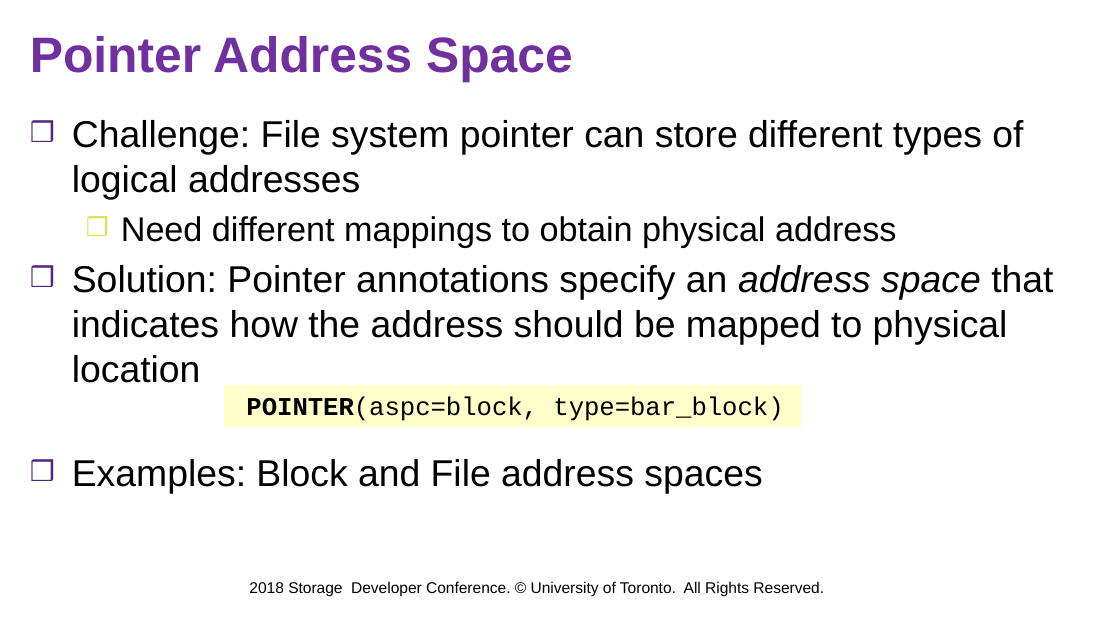
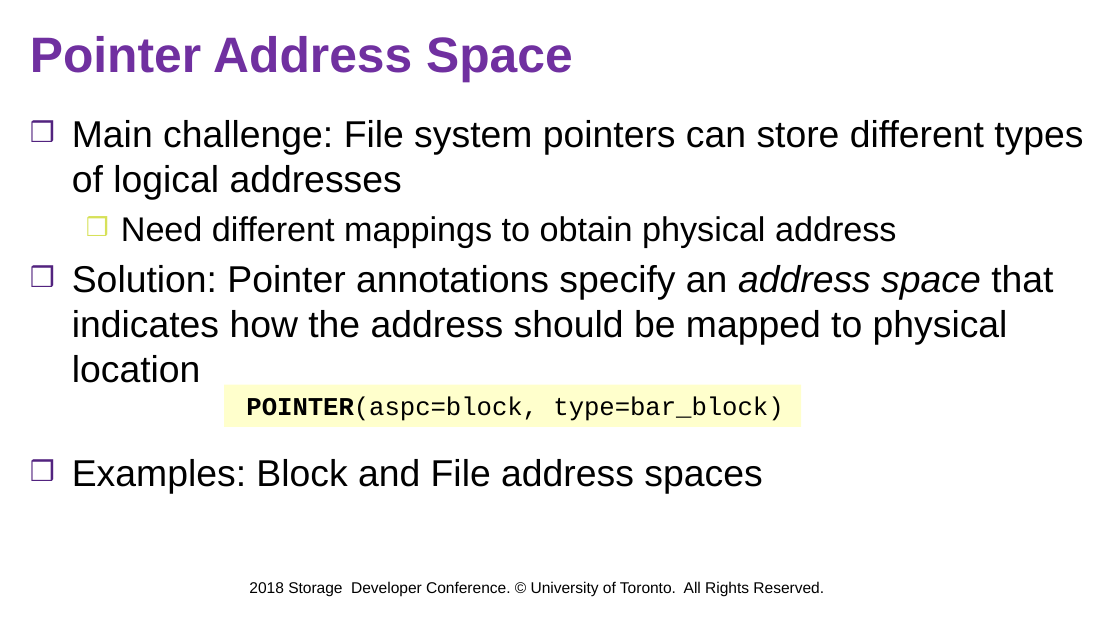
Before and after one commit to jacksun007/spiffy-paper, a slide deck: slide 16 of talk/sdc18_spiffy.pptx. Drawn at 1120x630 pixels with LibreOffice and Linux fonts; fonts in the diff are those of the drawing; background and template pictures are left out. Boxes give left, top, right and bottom in pixels: in the first picture for what was removed or moved away, otherwise in the second. Text is boxed around its words. In the diff, an @@ line names an element or a change of style, - is before the commit and + after.

```diff
--- a/talk/sdc18_spiffy.pptx
+++ b/talk/sdc18_spiffy.pptx
@@ text at (72, 120, 1083, 200): text changed @@
-❒ Challenge: File system pointer can store different types of
-  logical addresses
+❒ Main challenge: File system pointers can store different types of logical addresses
```
Also in this commit, not shown: 16 other slides changed, 3 slides added, 1 slide removed.
